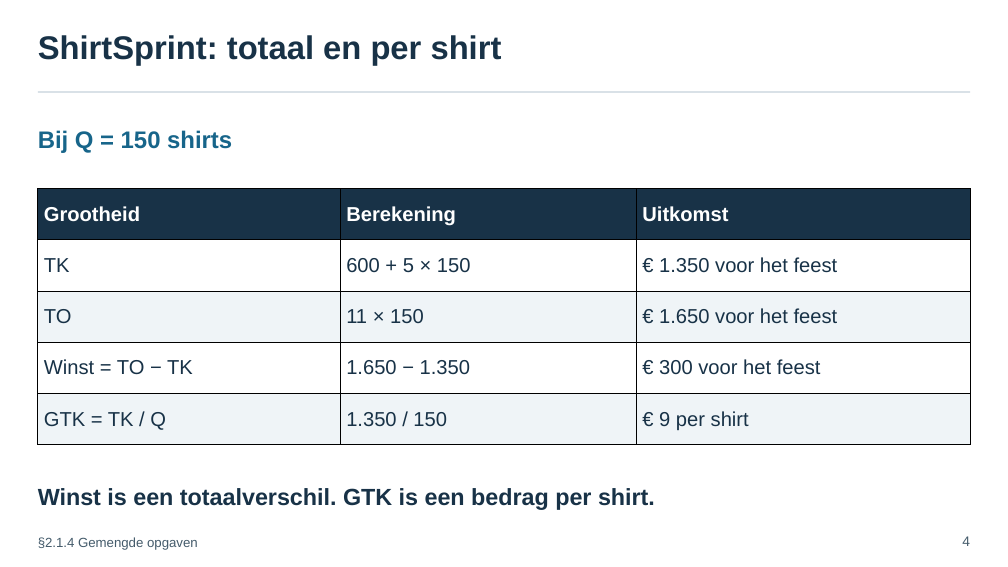
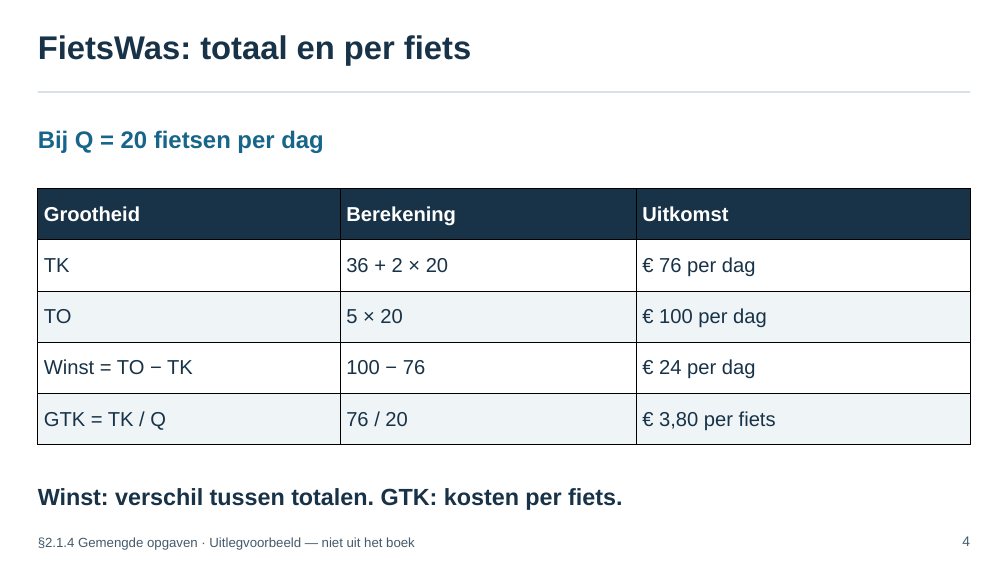
Before and after one commit to meijer1973/4veco-lessen, a slide deck: slide 4 of Boek 2 - Kosten, opbrengsten, elasticiteit en surplus/edities/chat-2026/bronnen/H1/paragrafen/2.1.4 Gemengde opgaven/2.1.4 Gemengde opgaven – presentatie.pptx. Drawn at 1008x567 pixels with LibreOffice and Linux fonts; fonts in the diff are those of the drawing. Boxes give left, top, right and bottom in pixels: in the first picture for what was removed or moved away, otherwise in the second. Text is boxed around its words. In the diff, an @@ line names an element or a change of style, - is before the commit and + after.

Commit message:
Use the separate FietsWas example before independent practice

```diff
--- a/Boek 2 - Kosten, opbrengsten, elasticiteit en surplus/edities/chat-2026/bronnen/H1/paragrafen/2.1.4 Gemengde opgaven/2.1.4 Gemengde opgaven – presentatie.pptx
+++ b/Boek 2 - Kosten, opbrengsten, elasticiteit en surplus/edities/chat-2026/bronnen/H1/paragrafen/2.1.4 Gemengde opgaven/2.1.4 Gemengde opgaven – presentatie.pptx
@@ text at bbox=[38, 35, 471, 66]: text changed @@
-ShirtSprint: totaal en per shirt
+FietsWas: totaal en per fiets
@@ text at bbox=[38, 130, 323, 153]: text changed @@
-Bij Q = 150 shirts
+Bij Q = 20 fietsen per dag
@@ table at bbox=[37, 188, 970, 444] @@
-row 2, column 2: 600 + 5 × 150
+row 2, column 2: 36 + 2 × 20
-row 2, column 3: € 1.350 voor het feest
+row 2, column 3: € 76 per dag
-row 3, column 2: 11 × 150
+row 3, column 2: 5 × 20
-row 3, column 3: € 1.650 voor het feest
+row 3, column 3: € 100 per dag
-row 4, column 2: 1.650 − 1.350
+row 4, column 2: 100 − 76
-row 4, column 3: € 300 voor het feest
+row 4, column 3: € 24 per dag
-row 5, column 2: 1.350 / 150
+row 5, column 2: 76 / 20
-row 5, column 3: € 9 per shirt
+row 5, column 3: € 3,80 per fiets
@@ text at bbox=[38, 488, 622, 510]: text changed @@
-Winst is een totaalverschil. GTK is een bedrag per shirt.
+Winst: verschil tussen totalen. GTK: kosten per fiets.
@@ text at bbox=[38, 537, 415, 550]: text changed @@
-§2.1.4 Gemengde opgaven
+§2.1.4 Gemengde opgaven · Uitlegvoorbeeld — niet uit het boek
```
Also in this commit, not shown: 3 other slides changed, 1 slide added, 1 slide removed, 2 other files.
